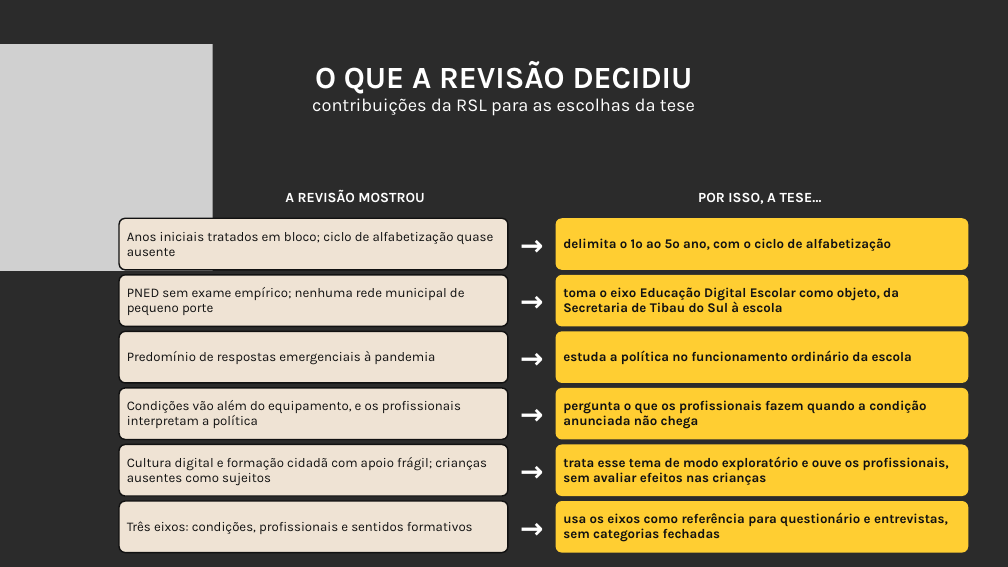
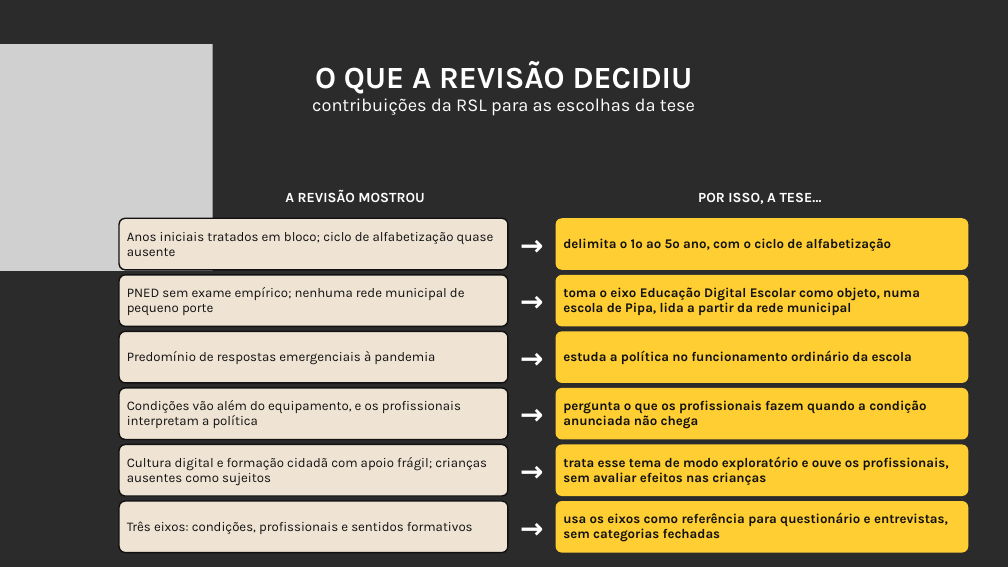
Before and after one commit to yzynya-beep/Tese, a slide deck: slide 10 of apresentacao_qualificacao/Qualificacao_PNED_Pipa.pptx. Drawn at 1008x567 pixels with LibreOffice and Linux fonts; fonts in the diff are those of the drawing; grey boxes stand for pictures; background and template pictures are left out; a plain dark background stands for a picture behind light text. Boxes give left, top, right and bottom in pixels: in the first picture for what was removed or moved away, otherwise in the second. Text is boxed around its words. In the diff, an @@ line names an element or a change of style, - is before the commit and + after.

```diff
--- a/apresentacao_qualificacao/Qualificacao_PNED_Pipa.pptx
+++ b/apresentacao_qualificacao/Qualificacao_PNED_Pipa.pptx
@@ text in rounded rectangle at (563, 287, 920, 315): text changed @@
-toma o eixo Educação Digital Escolar como objeto, da Secretaria de Tibau do Sul à escola
+toma o eixo Educação Digital Escolar como objeto, numa escola de Pipa, lida a partir da rede municipal
```
Also in this commit, not shown: 6 other slides changed, 3 other files.
